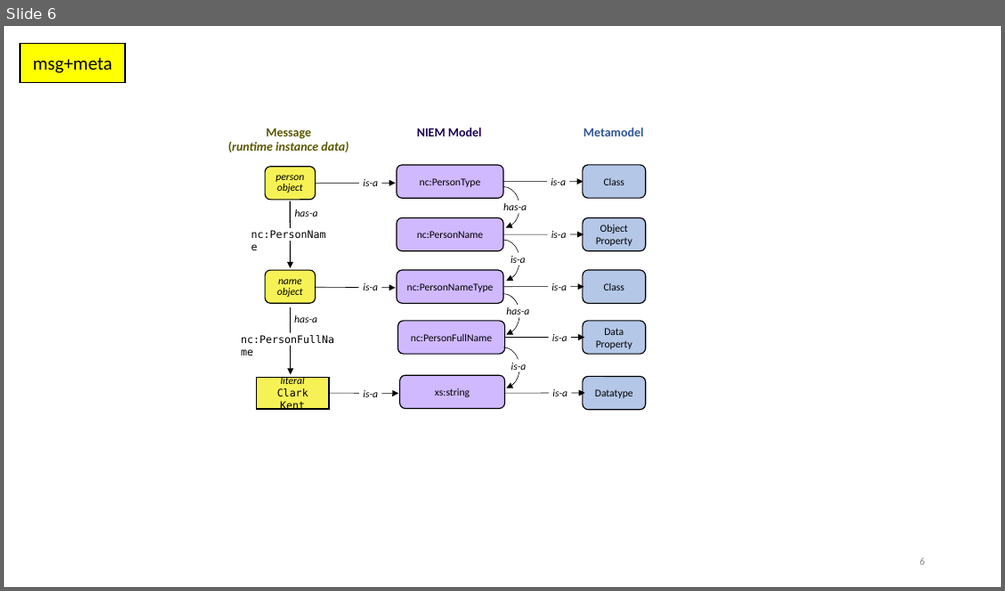
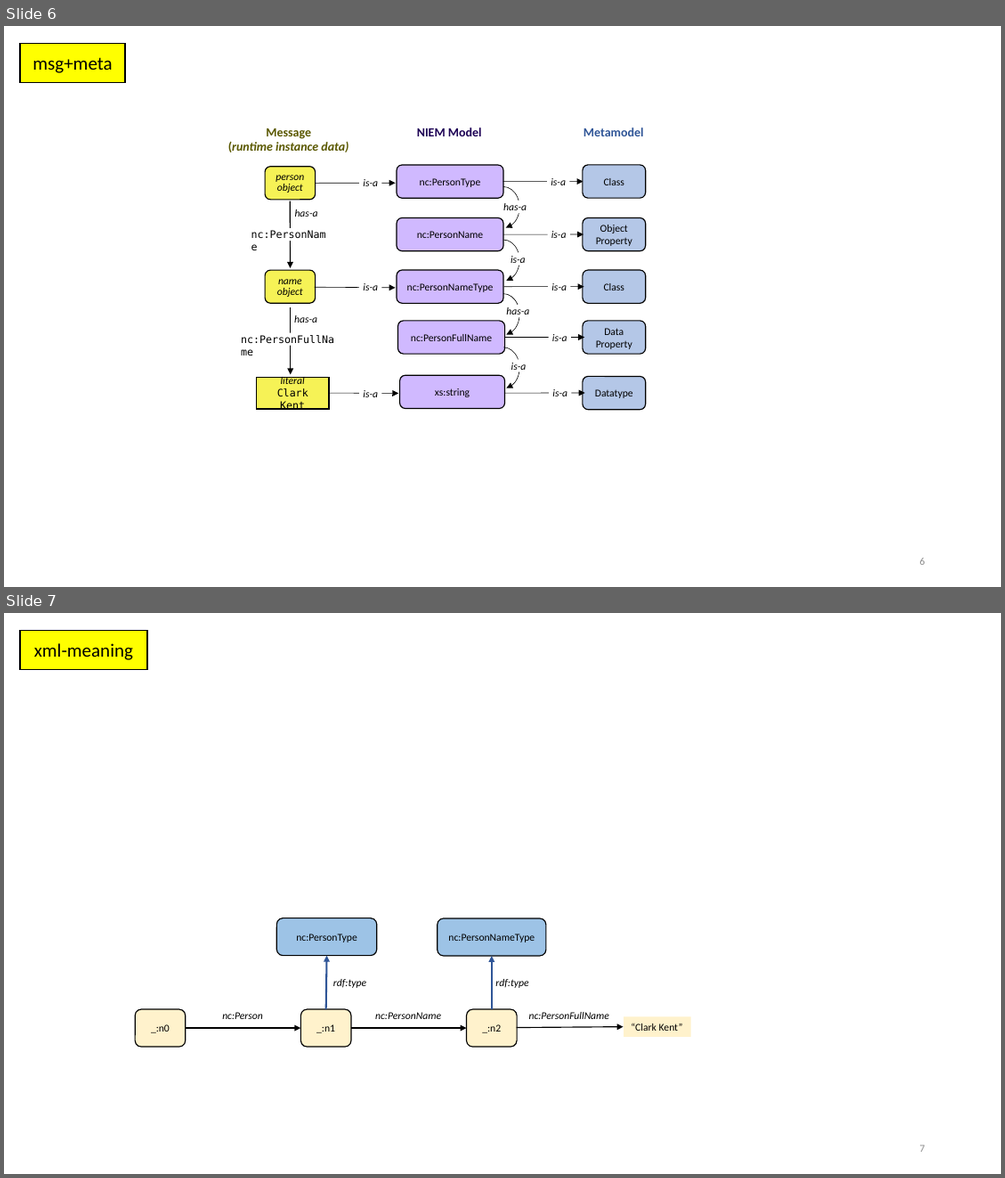
Before and after one commit to niemopen/niem-naming-design-rules, a slide deck: pptx/figures.pptx. Shown one above the other, each under a label of ours: slide 6 before the commit, slides 6 and 7 after it. The pictures are 1005x591 and 1005x1178 pixels, drawn with LibreOffice and Linux fonts; fonts in the diff are those of the drawing. Boxes give left, top, right and bottom in pixels: in the first picture for what was removed or moved away, otherwise in the second. Text is boxed around its words. In the diff, an @@ line names an element or a change of style, - is before the commit and + after.

```diff
--- a/pptx/figures.pptx
+++ b/pptx/figures.pptx
@@ slide 7 added at (4,613,1001,1174), background #FFFFFF @@
@@ rectangle added at (20,630,147,670), fill #FFFF00, outline #000000 1 pt, 18 pt, text #000000 @@
+xml-meaning
@@ rounded rectangle added at (277,918,377,956), fill #9DC3E6, outline #000000 1 pt, 10 pt, text #000000 @@
+nc:PersonType
@@ rounded rectangle added at (437,918,545,956), fill #9DC3E6, outline #000000 1 pt, 10 pt, text #000000 @@
+nc:PersonNameType
@@ arrow added from (326, 1009) to (327, 956), #2F5597 1.75 pt @@
@@ arrow added from (492, 1009) to (492, 956), #2F5597 1.75 pt @@
@@ text added at (333,979,366,988), 10 pt, text #000000, italic @@
+rdf:type
@@ text added at (495,979,528,988), 10 pt, text #000000, italic @@
+rdf:type
@@ rounded rectangle added at (135,1009,185,1046), fill #FFF2CC, outline #000000 1 pt, 10 pt, text #000000 @@
+_:n0
@@ text added at (222,1012,263,1019), 10 pt, text #000000, italic @@
+nc:Person
@@ rounded rectangle added at (301,1009,351,1046), fill #FFF2CC, outline #000000 1 pt, 10 pt, text #000000 @@
+_:n1
@@ text added at (375,1012,441,1019), 10 pt, text #000000, italic @@
+nc:PersonName
@@ rounded rectangle added at (467,1009,517,1046), fill #FFF2CC, outline #000000 1 pt, 10 pt, text #000000 @@
+_:n2
@@ text added at (529,1012,609,1019), 10 pt, text #000000, italic @@
+nc:PersonFullName
@@ arrow added from (186, 1028) to (301, 1028), #000000 1 pt @@
@@ arrow added from (351, 1028) to (467, 1028), #000000 1 pt @@
@@ arrow added from (517, 1027) to (623, 1027), #000000 1 pt @@
@@ rectangle added at (624,1017,691,1037), fill #FFF2CC, 10 pt, text #000000 @@
+“Clark Kent”
@@ page number added at (920,1144,925,1151), 10 pt, text #8C8C8C @@
+7
```
Also in this commit, not shown: 19 other files.
